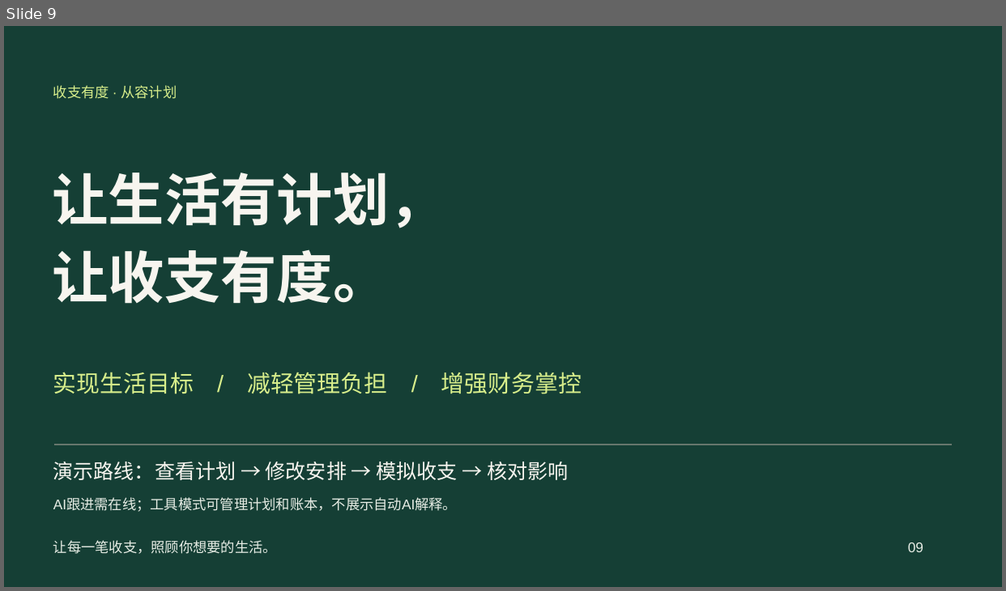
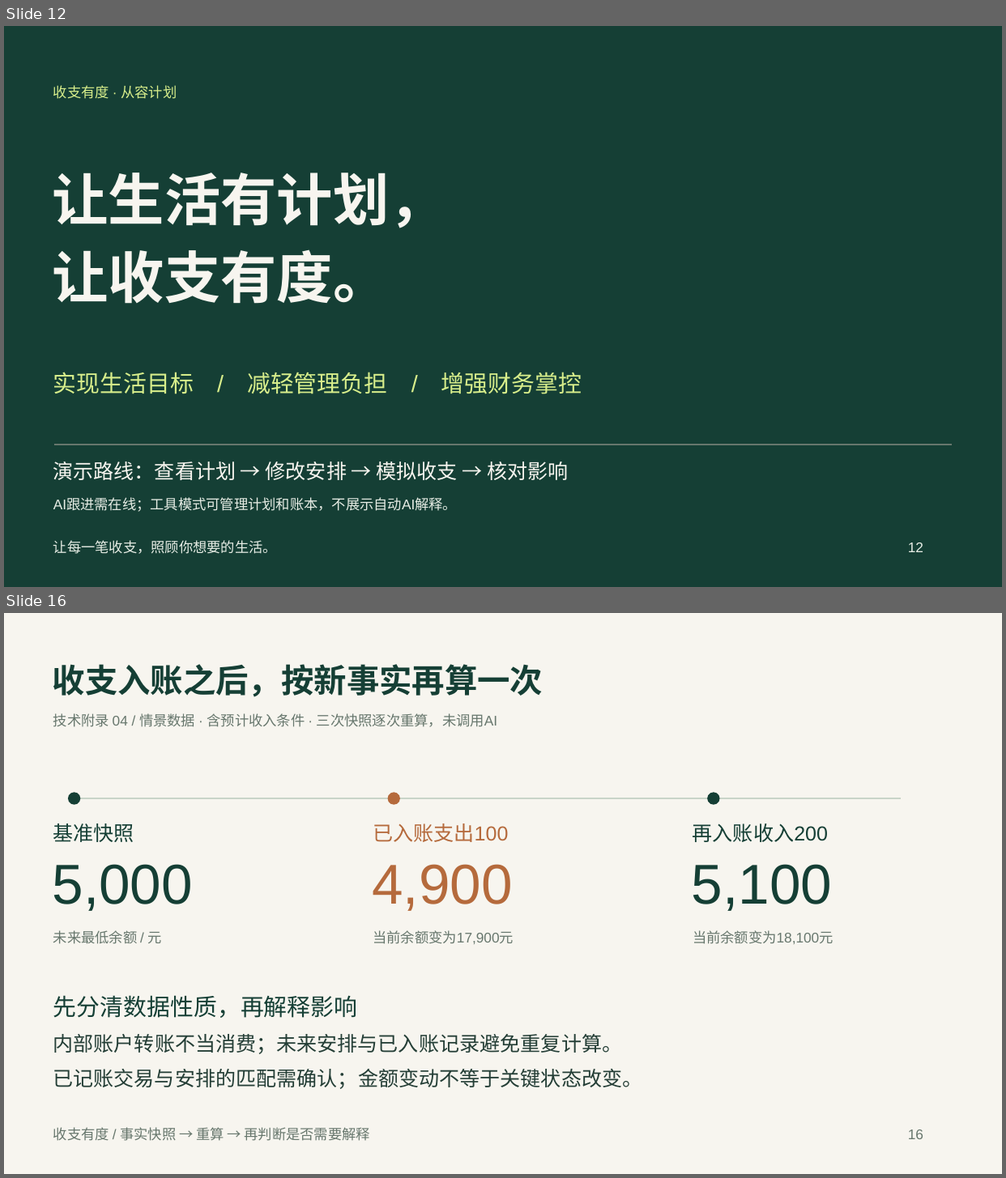
Before and after one commit to MuMi-y/shouzhi-youdu, a slide deck: submission/02_答辩材料_收支有度.pptx. Shown one above the other, each under a label of ours: slide 9 before the commit, slides 12 and 16 after it; the slides between them are not shown. The pictures are 1006x591 and 1006x1178 pixels, drawn with LibreOffice and Linux fonts; fonts in the diff are those of the drawing. Boxes give left, top, right and bottom in pixels: in the first picture for what was removed or moved away, otherwise in the second. Text is boxed around its words. In the diff, an @@ line names an element or a change of style, - is before the commit and + after.

```diff
--- a/submission/02_答辩材料_收支有度.pptx
+++ b/submission/02_答辩材料_收支有度.pptx
@@ slide 16 added at (x1=4, y1=613, x2=1002, y2=1174), background #F7F5EF @@
@@ text added at (x1=53, y1=664, x2=543, y2=697), 31.5 pt, text #153F35, bold @@
+收支入账之后，按新事实再算一次
@@ text added at (x1=53, y1=713, x2=497, y2=727), 13.5 pt, text #67776D @@
+技术附录 04 / 情景数据 · 含预计收入条件 · 三次快照逐次重算，未调用AI
@@ group added at (x1=53, y1=793, x2=901, y2=944): 9 texts, 3 ellipses, 1 freeform shape @@
+基准快照
+已入账支出100
+再入账收入200
+5,000
+4,900
+5,100
+未来最低余额 / 元
+当前余额变为17,900元
+当前余额变为18,100元
@@ text added at (x1=53, y1=995, x2=357, y2=1018), 22.5 pt, text #153F35 @@
+先分清数据性质，再解释影响
@@ text added at (x1=53, y1=1034, x2=623, y2=1054), 19.5 pt, text #243E36 @@
+内部账户转账不当消费；未来安排与已入账记录避免重复计算。
@@ text added at (x1=53, y1=1069, x2=643, y2=1089), 19.5 pt, text #243E36 @@
+已记账交易与安排的匹配需确认；金额变动不等于关键状态改变。
@@ text added at (x1=53, y1=1127, x2=370, y2=1141), 13.5 pt, text #67776D @@
+收支有度 / 事实快照 → 重算 → 再判断是否需要解释
@@ text added at (x1=908, y1=1130, x2=923, y2=1139), 13.5 pt, text #67776D @@
+16
@@ what was slide 9 is now slide 12 @@
@@ slide 12 changed as well @@
@@ text at (x1=908, y1=543, x2=923, y2=552): text changed @@
-09
+12
```
Also in this commit, not shown: 6 other slides changed, 10 other slides added, 5 other files.
